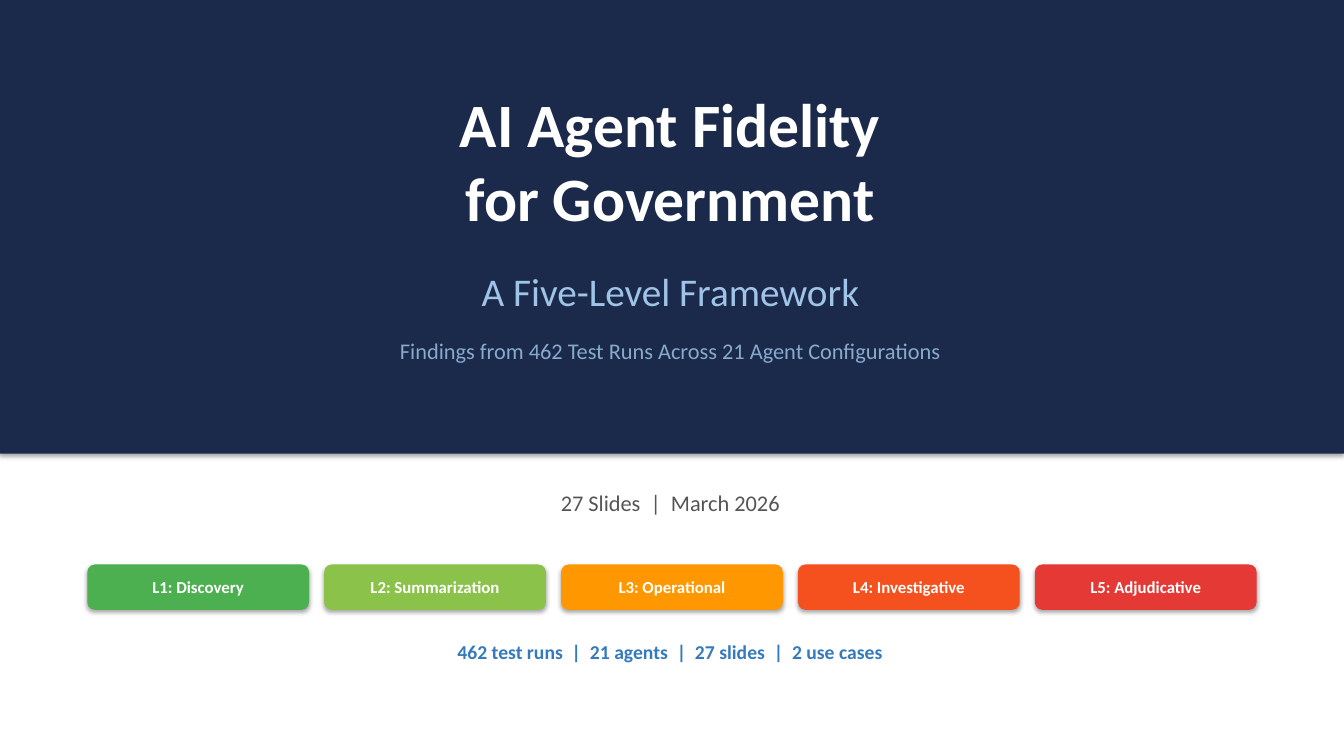
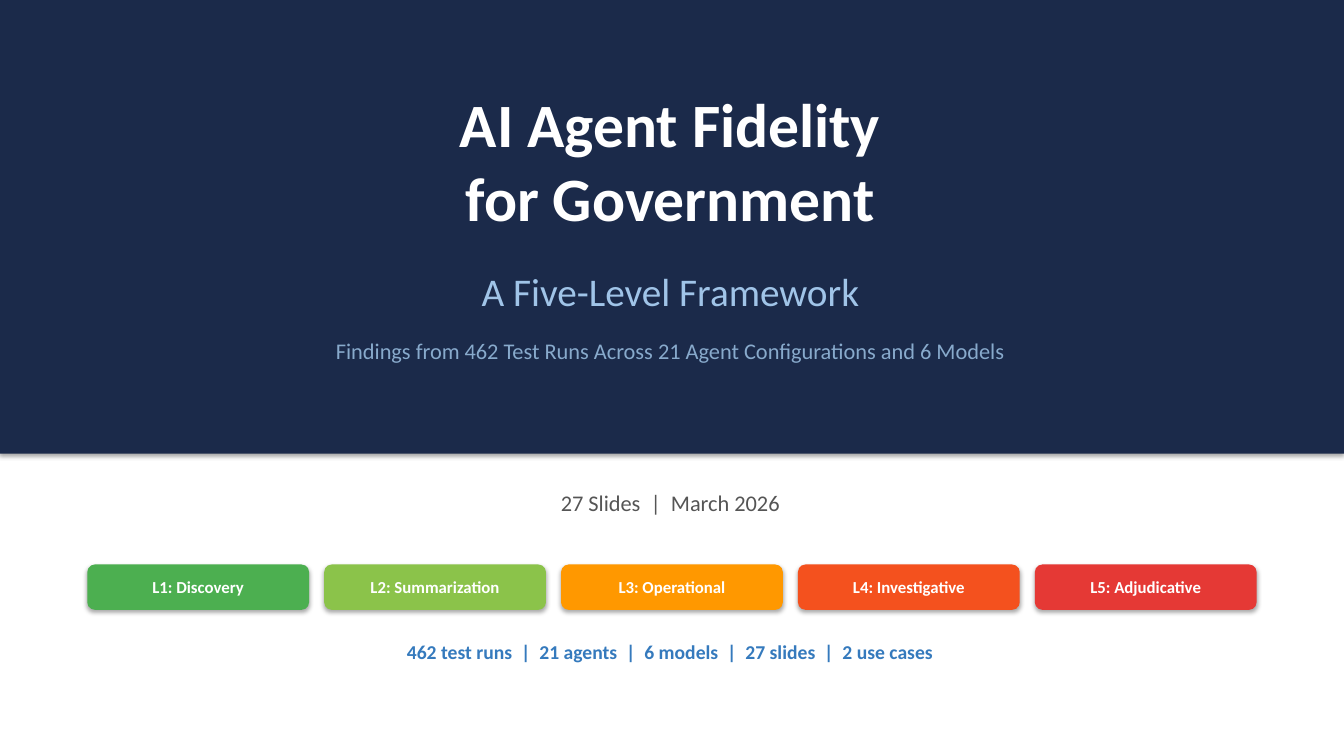
Before and after one commit to pogorman/dss-legal-case-agent, a slide deck: slide 1 of decks/agent-fidelity-spectrum.pptx. Drawn at 1344x756 pixels with LibreOffice and Linux fonts; fonts in the diff are those of the drawing. Boxes give left, top, right and bottom in pixels: in the first picture for what was removed or moved away, otherwise in the second. Text is boxed around its words. In the diff, an @@ line names an element or a change of style, - is before the commit and + after.

```diff
--- a/decks/agent-fidelity-spectrum.pptx
+++ b/decks/agent-fidelity-spectrum.pptx
@@ text at <box>336,343,1004,363</box>: text changed @@
-Findings from 462 Test Runs Across 21 Agent Configurations
+Findings from 462 Test Runs Across 21 Agent Configurations and 6 Models
@@ text at <box>407,645,932,663</box>: text changed @@
-462 test runs | 21 agents | 27 slides | 2 use cases
+462 test runs | 21 agents | 6 models | 27 slides | 2 use cases
```
Also in this commit, not shown: 4 other slides changed, 16 other files.
